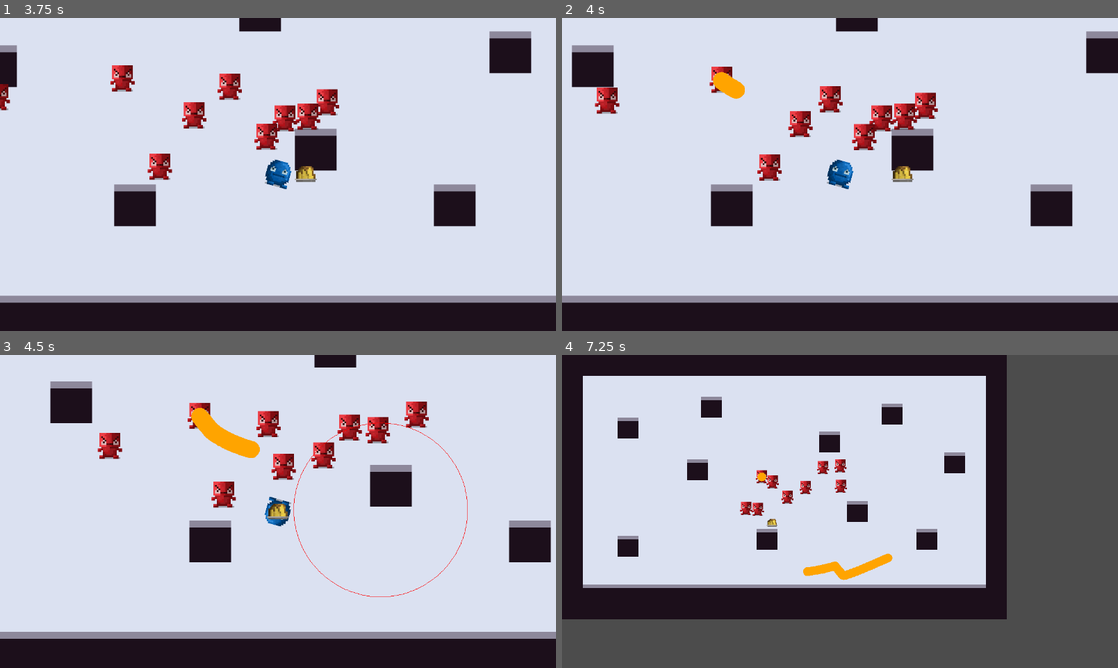
Above: before the commit, frames 1-4 (two rows, left to right).
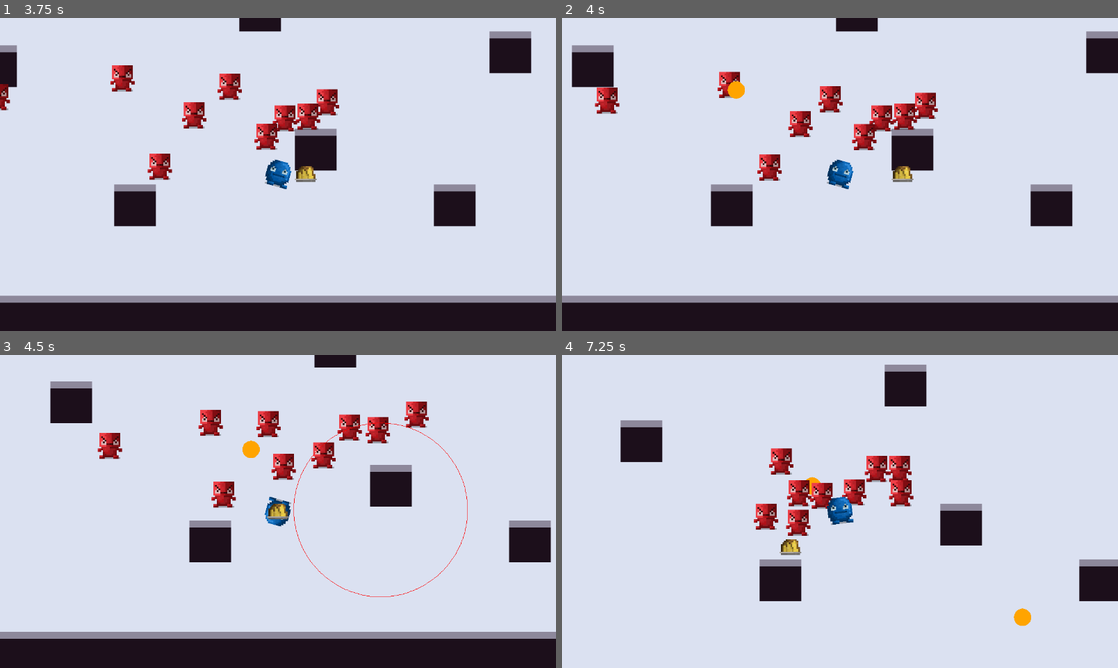
Above: after the commit, the same moments.

Repository: CertifiedIdiots/Bomber
Game: Godot game, scene res://Levels/Main.tscn
The game is run twice, just before and just after one commit, with the same random seed, the same clock (stepped at 60 frames per second) and the same inputs.
Inputs (mouse positions are in pixels of both pictures, inside the frame that each line leads up to):
- Up to frame 1 (3.75 s): move the mouse to (400, 158) at 0.52 s; press the mouse at (400, 158) at 0.53 s; hold D (move_right) 0.53-1.28 s; move the mouse to (166, 190) at 1.27 s; release the mouse at (166, 190) at 1.28 s; hold Down (move_down) 1.28-2.03 s; right-click (166, 190) at 1.35 s; move the mouse to (333, 105) at 2.02 s; press the mouse at (333, 105) at 2.03 s; hold D (move_right) 2.03-2.78 s; move the mouse to (250, 237) at 2.77 s; release the mouse at (250, 237) at 2.78 s; hold W (move_up) 2.78-3.53 s; right-click (250, 237) at 2.85 s; move the mouse to (444, 221) at 3.52 s; press the mouse at (444, 221) at 3.53 s; hold A (move_left) from 3.53 s (still down)
- Up to frame 2 (4 s): keep holding A (move_left)
- Up to frame 3 (4.5 s): keep holding A (move_left); move the mouse to (111, 464) at 4.27 s; release the mouse at (111, 464) at 4.28 s; right-click (111, 464) at 4.35 s
- Up to frame 4 (7.25 s): move the mouse to (867, 511) at 5.02 s; release A (move_left) at 5.03 s; press the mouse at (867, 511) at 5.03 s; hold Down (move_down) 5.03-5.78 s; move the mouse to (756, 433) at 5.77 s; release the mouse at (756, 433) at 5.78 s; hold D (move_right) 5.78-6.53 s; right-click (756, 433) at 5.85 s; move the mouse to (962, 495) at 6.52 s; press the mouse at (962, 495) at 6.53 s; hold W (move_up) from 6.53 s (still down)

Frame 1 is identical in both runs. In frame 2, 0.4% of the frame differs, in the area x 26-32%, y 15-26%; in frame 3, 0.8%; in frame 4, 61%, in the area x 0-100%, y 0-100%.
Error before the commit: Invalid get index 'position' (on base: 'Nil'). (res://Scripts/Projectile.gd:8)

Commit message:
Shooter cooldown

Diff:
--- a/Scripts/ShooterEnemy.gd
+++ b/Scripts/ShooterEnemy.gd
@@ -6,7 +6,10 @@
 	self.attack_scene = preload("res://Objects/Projectile.tscn")
 
 func attack(target):
+	if stunned > 0:
+		return
 	var instance:Node2D = self.attack_scene.instance()
 	instance.init(self, target)
 	instance.position = self.position
 	get_parent().add_child(instance)
+	self.stunned = 1.5
